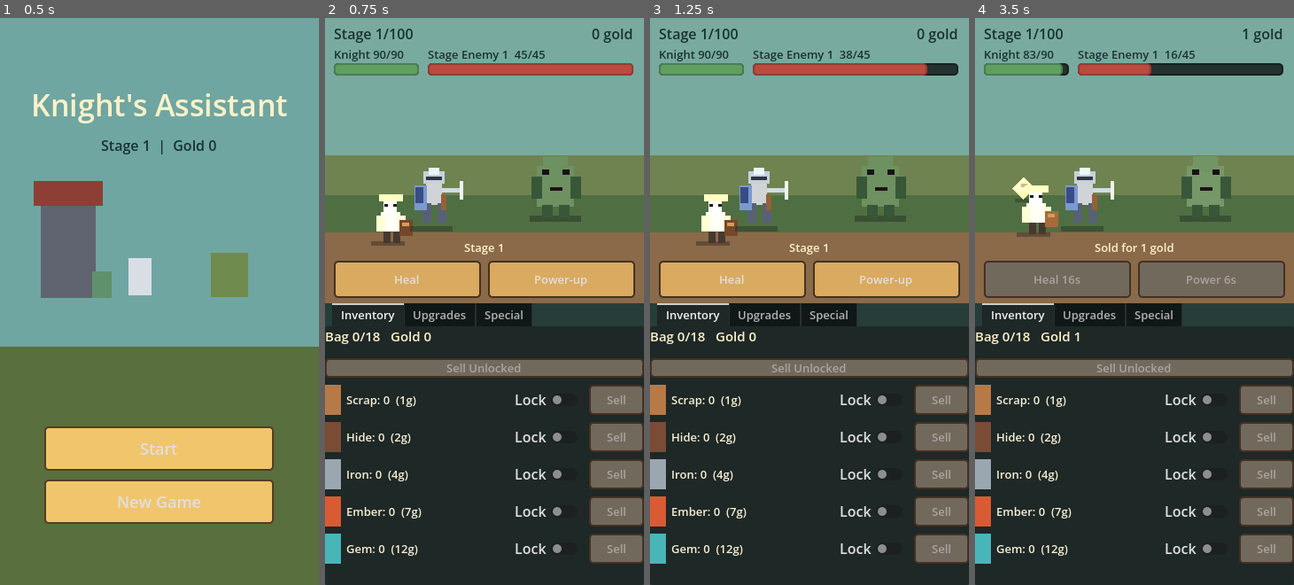
Above: before the commit, frames 1-4 (left to right).
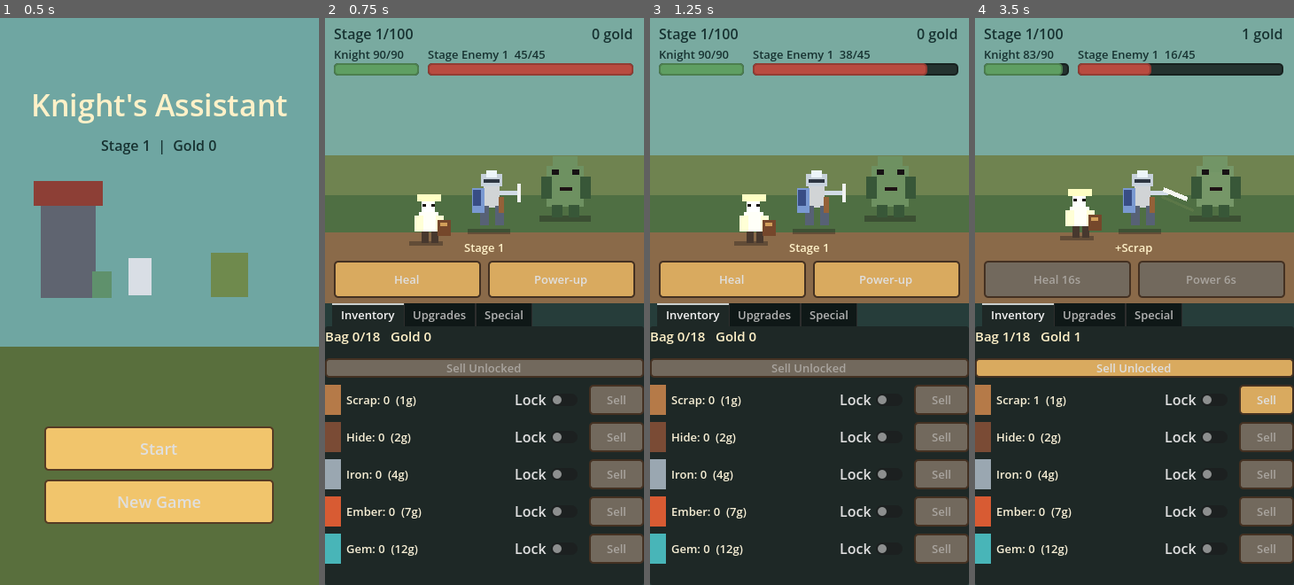
Above: after the commit, the same moments.

Repository: TheAmazingTurtle/knight-s-assistant
Game: Godot game, scene res://core/main.tscn
The game is run twice, just before and just after one commit, with the same random seed, the same clock (stepped at 60 frames per second) and the same inputs.
Inputs:
- Up to frame 1 (0.5 s): no input
- Up to frame 2 (0.75 s): click "Start" at 0.5 s
- Up to frame 3 (1.25 s): no input
- Up to frame 4 (3.5 s): click "Heal" at 1.25 s; click "Power-up" at 2 s; click "Sell Unlocked" at 2.75 s

Frame 1 is identical in both runs. In frame 2, 3.6% of the frame differs, in the area x 14-84%, y 26-41%; in frame 3, 3.6%; in frame 4, 7.5%, in the area x 0-100%, y 26-70%.

Commit message:
Move knight into melee range with sword swing

Diff:
--- a/entities/knight/knight.gd
+++ b/entities/knight/knight.gd
@@ -31,6 +31,7 @@
 
 func _draw() -> void:
 	var ox := attack_flash * 7.0
+	var swing := attack_flash
 	var dim := Color(0.48, 0.45, 0.41) if defeated else Color.WHITE
 	draw_rect(Rect2(Vector2(10 + ox, 74), Vector2(48, 6)), Color(0.12, 0.1, 0.1, 0.35))
 	draw_rect(Rect2(Vector2(28 + ox, 22), Vector2(18, 28)), Color(0.82, 0.83, 0.84) * dim)
@@ -40,8 +41,14 @@
 	draw_rect(Rect2(Vector2(31 + ox, 8), Vector2(12, 8)), Color(0.93, 0.96, 0.98) * dim)
 	draw_rect(Rect2(Vector2(28 + ox, 18), Vector2(18, 4)), Color(0.18, 0.21, 0.26))
 	draw_rect(Rect2(Vector2(15 + ox, 28), Vector2(14, 28)), Color(0.48, 0.6, 0.82) * dim)
-	draw_rect(Rect2(Vector2(46 + ox, 31), Vector2(24, 5)), Color(0.82, 0.86, 0.9) * dim)
-	draw_rect(Rect2(Vector2(66 + ox, 23), Vector2(4, 21)), Color(0.94, 0.95, 0.94) * dim)
+	draw_rect(Rect2(Vector2(46 + ox, 31 - swing * 4.0), Vector2(20, 5)), Color(0.82, 0.86, 0.9) * dim)
+	if swing > 0.0:
+		var blade_start := Vector2(61 + ox, 30 - swing * 5.0)
+		var blade_end := Vector2(88 + ox, 43 - swing * 30.0)
+		draw_line(blade_start, blade_end, Color(0.96, 0.97, 0.95) * dim, 5.0)
+		draw_line(blade_start + Vector2(-2, 8), blade_end + Vector2(7, 13), Color(1.0, 0.9, 0.55, swing * 0.85), 3.0)
+	else:
+		draw_rect(Rect2(Vector2(66 + ox, 23), Vector2(4, 21)), Color(0.94, 0.95, 0.94) * dim)
 	draw_rect(Rect2(Vector2(45 + ox, 38), Vector2(6, 18)), Color(0.58, 0.38, 0.22) * dim)
 	draw_rect(Rect2(Vector2(16 + ox, 30), Vector2(9, 18)), Color(0.22, 0.3, 0.52) * dim)
 	if health_ratio < 0.35 and not defeated:
--- a/screens/game_screen/game_screen.gd
+++ b/screens/game_screen/game_screen.gd
@@ -15,6 +15,9 @@
 	"porter_tonic_multiplier",
 	"porter_tonic_cooldown"
 ]
+const KNIGHT_FIGHT_CENTER_RATIO := Vector2(0.52, 0.64)
+const ENEMY_FIGHT_CENTER_RATIO := Vector2(0.75, 0.58)
+const PORTER_HOME_CENTER_RATIO := Vector2(0.32, 0.7)
 
 var battle_area: Control
 var loot_layer: Control
@@ -635,7 +638,7 @@
 	if knight_view != null:
 		knight_view.position = _knight_center() - knight_view.size * 0.5
 	if enemy_view != null:
-		enemy_view.position = Vector2(area_size.x * 0.72, area_size.y * 0.58) - enemy_view.size * 0.5
+		enemy_view.position = Vector2(area_size.x * ENEMY_FIGHT_CENTER_RATIO.x, area_size.y * ENEMY_FIGHT_CENTER_RATIO.y) - enemy_view.size * 0.5
 	if porter_center == Vector2.ZERO:
 		porter_center = _porter_home_center()
 	if ability_row != null:
@@ -648,12 +651,12 @@
 
 func _knight_center() -> Vector2:
 	var area_size := battle_area.size
-	return Vector2(area_size.x * 0.34, area_size.y * 0.63)
+	return Vector2(area_size.x * KNIGHT_FIGHT_CENTER_RATIO.x, area_size.y * KNIGHT_FIGHT_CENTER_RATIO.y)
 
 
 func _porter_home_center() -> Vector2:
 	var area_size := battle_area.size
-	return Vector2(area_size.x * 0.2, area_size.y * 0.7)
+	return Vector2(area_size.x * PORTER_HOME_CENTER_RATIO.x, area_size.y * PORTER_HOME_CENTER_RATIO.y)
 
 
 func _show_victory() -> void:
Not shown, changed: README.md
